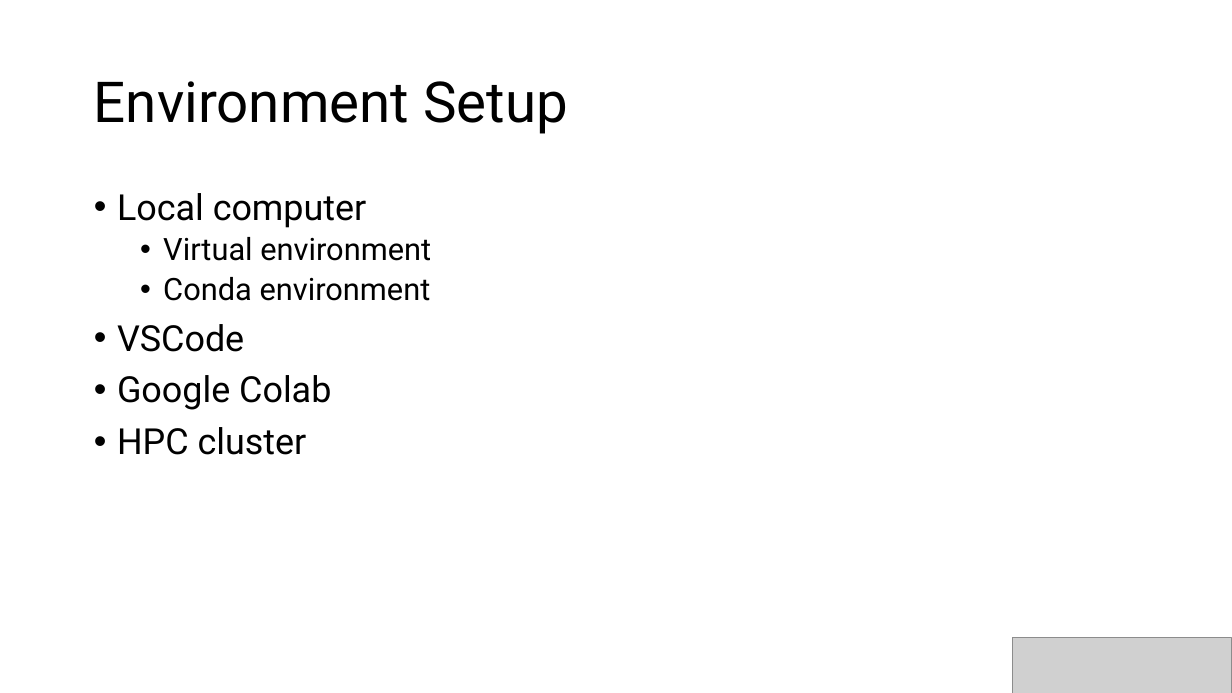
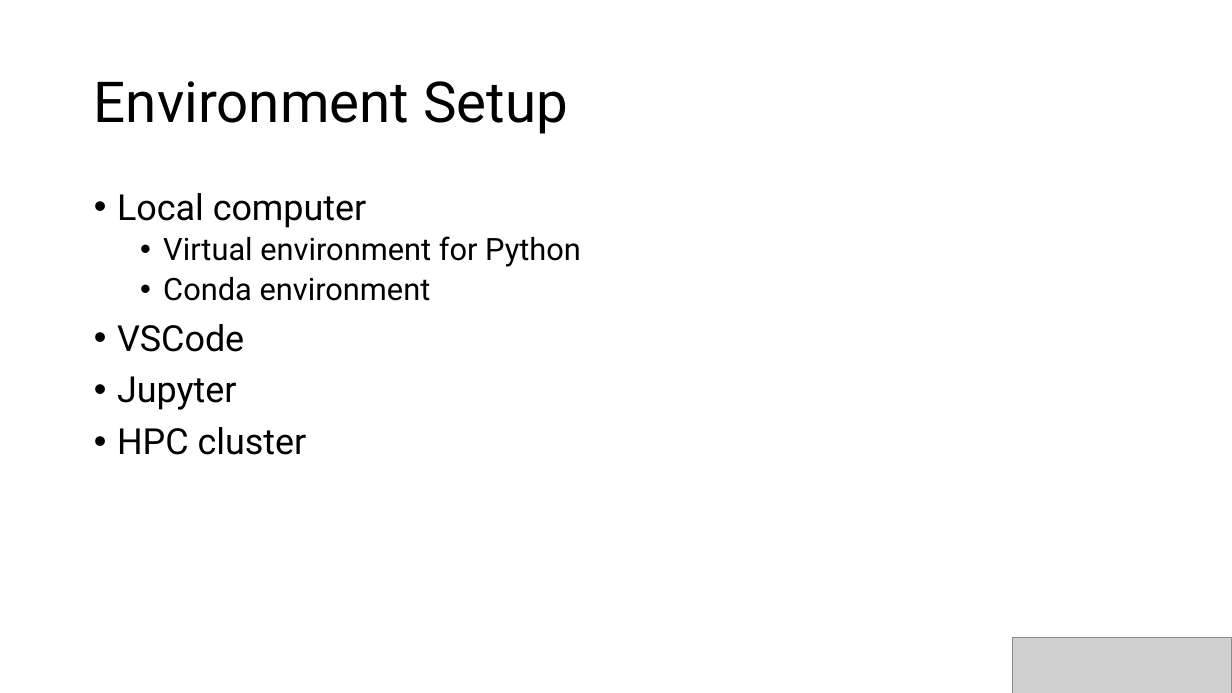
Before and after one commit to Daniel-Gong/LLM-Workshop-Materials, a slide deck: slide 8 of workshop-1-setup.pptx. Drawn at 1232x693 pixels with LibreOffice and Linux fonts; fonts in the diff are those of the drawing; grey boxes stand for pictures. Boxes give left, top, right and bottom in pixels: in the first picture for what was removed or moved away, otherwise in the second. Text is boxed around its words. In the diff, an @@ line names an element or a change of style, - is before the commit and + after.

```diff
--- a/workshop-1-setup.pptx
+++ b/workshop-1-setup.pptx
@@ text at [163, 236, 581, 267]: text changed @@
-  • Virtual environment
+  • Virtual environment for Python
@@ text at [117, 376, 236, 410]: text changed @@
-• Google Colab
+• Jupyter
```
Also in this commit, not shown: 1 other slide changed, 2 slides added, 1 slide removed.
